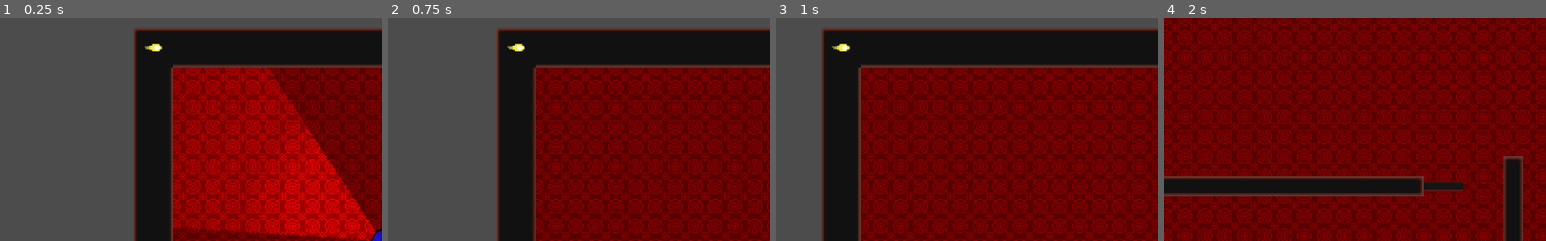
Above: before the commit, frames 1-4 (left to right).
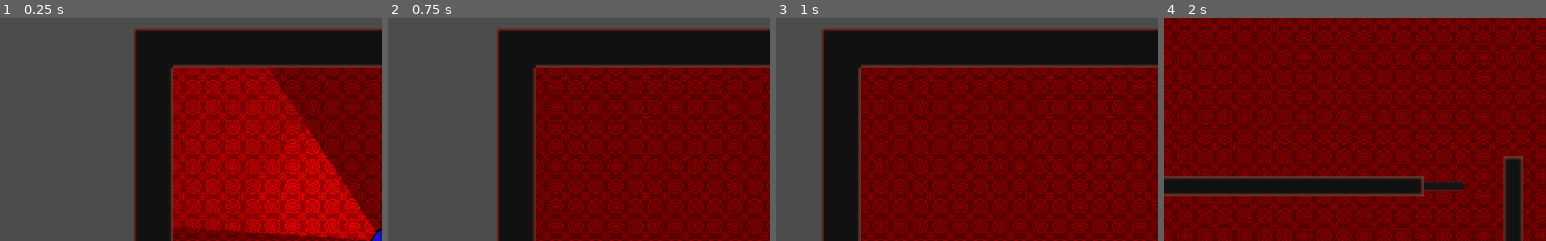
Above: after the commit, the same moments.

Repository: DrSpectre/experimento_juegos
Game: Godot game, scene res://Mundo.tscn
Same seed, same stepped clock (60 frames per second), same inputs: the game is played once before the commit and once after it.
Inputs (mouse positions are % of the whole screen's width and height, from its top left):
- Up to frame 1 (0.25 s): no input
- Up to frame 2 (0.75 s): tap Enter at 0.5 s; move the mouse to (72, 45) at 0.52 s; hold D (derecha) from 0.53 s (still down); click (72, 45) at 0.6 s
- Up to frame 3 (1 s): keep holding D (derecha)
- Up to frame 4 (2 s): move the mouse to (30, 55) at 1.27 s; release D (derecha) at 1.28 s; hold S (abajo) from 1.28 s (still down); tap E (interaccion) at 1.35 s
The pictures show only the part of the screen within x 0-50%, y 0-50%; the shares and areas given below are measured in that part.

The runs differ from the first frame. In frame 1, 0.1% of the frame differs, in the area x 37-43%, y 11-15%; in frame 2, 0.1%; in frame 3, 0.1%, in the area x 14-20%, y 11-15%; in frame 4, nothing differs.

Commit message:
[ADD] Modifica el comportamiento de atacar. Ahora puede volver a perseguir al ennemimgo en caso de alejarse del rango de ataquie

Diff:
--- a/Objetos/Personajes/Enemigo(MEF)/atacar.gd
+++ b/Objetos/Personajes/Enemigo(MEF)/atacar.gd
@@ -1,8 +1,66 @@
 extends "res://codigo_generico/IA/MaquinaEstados/estado.gd"
 
 
+export(float) var velocidad_golpe = 75.0
+export(float) var cadencia_golpes = 0.5
+var tempo = 1.0
+
+var ataque = preload("res://Objetos/Personajes/Enemigo(MEF)/recursos/ataque_cuerpo_cuerpo.tscn")
+
+var marioneta = null
+var objetivo = null
+var sigue_visible = true
+var atacar_con_brazo_sup = true
+
+func _ready():
+	marioneta = get_owner()
+
+	tempo = cadencia_golpes
+
 func entrar(data = false):
+	tempo = cadencia_golpes
+	objetivo = data["objetivo"]
 	print(data)
 
 func actualizar(delta):
-	pass
+	marioneta.look_at(objetivo.global_position)
+
+	tempo -= delta
+
+	if tempo <= 0.0:
+		tempo = cadencia_golpes
+		golpear()
+
+func golpear():
+	if not sigue_visible:
+		print("Fuera de alcance")
+		emit_signal("finalizado", "ir_a")
+		return
+
+	var instancia = ataque.instance()
+
+	if atacar_con_brazo_sup:
+		instancia.position = marioneta.brazo_sup.get_global_position()
+		atacar_con_brazo_sup = false
+
+	else:
+		instancia.position = marioneta.brazo_inf.get_global_position()
+		atacar_con_brazo_sup = true
+
+	instancia.rotation_degrees = marioneta.rotation_degrees
+
+	instancia.apply_impulse(Vector2(), Vector2(velocidad_golpe, 0).rotated(marioneta.rotation))
+
+	get_tree().get_root().call_deferred("add_child", instancia)
+
+	sigue_visible = false
+
+func manejar_sensores(data):
+	if not data:
+		return
+
+	if data[0] == "vision_corta" and data[1] == objetivo:
+		sigue_visible = true
+
+	print(data)
+	print(sigue_visible)
--- a/Objetos/Personajes/Enemigo(MEF)/enemigo(mef).gd
+++ b/Objetos/Personajes/Enemigo(MEF)/enemigo(mef).gd
@@ -14,6 +14,10 @@
 onready var sensor_area = $Sensores/pseudo_vision
 onready var rayo_frontal = $Sensores/vision_corta
 onready var tempo = $tempo
+
+# Para ataques y cosas similares
+onready var brazo_inf = $brazo_inf
+onready var brazo_sup = $brazo_sup
 
 func _ready():
 	set_process(false)
--- a/Objetos/Personajes/Enemigo(MEF)/enemigo(mef).tscn
+++ b/Objetos/Personajes/Enemigo(MEF)/enemigo(mef).tscn
@@ -9,7 +9,6 @@
 [ext_resource path="res://Objetos/Personajes/Enemigo(MEF)/interactuar.gd" type="Script" id=7]
 [ext_resource path="res://Objetos/Personajes/Enemigo(MEF)/atacar.gd" type="Script" id=8]
 [ext_resource path="res://Objetos/Personajes/Enemigo(MEF)/paralizado.gd" type="Script" id=9]
-[ext_resource path="res://img/golpe_enemigo.png" type="Texture" id=10]
 
 [sub_resource type="CircleShape2D" id=5]
 radius = 8.0
@@ -18,10 +17,6 @@
 
 [sub_resource type="RectangleShape2D" id=2]
 extents = Vector2( 9, 9 )
-
-[sub_resource type="CapsuleShape2D" id=6]
-radius = 3.0
-height = 2.0
 
 [node name="Enemigo" type="KinematicBody2D" groups=["enemigo"]]
 script = ExtResource( 3 )
@@ -58,16 +53,6 @@
 [node name="atacar" type="Node" parent="maquina_estados"]
 script = ExtResource( 8 )
 
-[node name="ataque" type="Sprite" parent="maquina_estados/atacar"]
-texture = ExtResource( 10 )
-
-[node name="zona_ataque" type="Area2D" parent="maquina_estados/atacar/ataque"]
-
-[node name="CollisionShape2D" type="CollisionShape2D" parent="maquina_estados/atacar/ataque/zona_ataque"]
-position = Vector2( 2, 0 )
-rotation = 1.57079
-shape = SubResource( 6 )
-
 [node name="paralizado" type="Node" parent="maquina_estados"]
 script = ExtResource( 9 )
 
@@ -92,6 +77,12 @@
 wait_time = 0.25
 autostart = true
 
+[node name="brazo_sup" type="Position2D" parent="."]
+position = Vector2( 8, -7 )
+
+[node name="brazo_inf" type="Position2D" parent="."]
+position = Vector2( 8, 7 )
+
 [connection signal="body_entered" from="fisicas_balas" to="." method="_on_Area2D_body_entered"]
 [connection signal="area_entered" from="Sensores/pseudo_vision" to="." method="_on_pseudo_vision_area_entered"]
 [connection signal="body_entered" from="Sensores/pseudo_vision" to="." method="_on_pseudo_vision_body_entered"]
--- a/Objetos/Personajes/Enemigo(MEF)/ir_a.gd
+++ b/Objetos/Personajes/Enemigo(MEF)/ir_a.gd
@@ -24,7 +24,10 @@
 	marioneta.connect("actualizar_camino", self, "actualizar_ruta")
 
 func entrar(parametros = false):
-	print(parametros)
+	if not parametros:
+		return
+
+	# print(parametros)
 	instrucciones = parametros
 
 	objetivo = parametros["objetivo"]
@@ -41,20 +44,17 @@
 	if not data:
 		return
 
-	print(data)
 	var etiquetas_sensado = data[1].get_groups()
 	print(instrucciones["sensor"])
 	if data[0] in instrucciones["sensor"]:
 		for etiqueta in instrucciones["sensor"][data[0]]["exito"]:
 			if etiquetas_sensado and etiqueta in etiquetas_sensado:
 				data_salida = ["data", "exito", data[1]]
-				print("-*****-*->>>")
 				emit_signal("finalizado", "quieto")
 
 		for etiqueta in instrucciones["sensor"][data[0]]["fallo"]:
 			if etiquetas_sensado and etiqueta in etiquetas_sensado:
 				data_salida = ["data", "fallo", data[1]]
-				print("---------->>>")
 				emit_signal("finalizado", "quieto")
 
 func almacenar(objeto):
--- /dev/null
+++ b/Objetos/Personajes/Enemigo(MEF)/recursos/ataque_cuerpo_cuerpo.gd
@@ -0,0 +1,11 @@
+extends RigidBody2D
+
+
+func _ready():
+	$temporizador.connect("timeout", self, "_on_Timer_timeout")
+
+	set_process(false)
+	set_physics_process(false)
+
+func _on_Timer_timeout():
+	queue_free()
--- /dev/null
+++ b/Objetos/Personajes/Enemigo(MEF)/recursos/ataque_cuerpo_cuerpo.tscn
@@ -0,0 +1,27 @@
+[gd_scene load_steps=4 format=2]
+
+[ext_resource path="res://img/golpe_enemigo.png" type="Texture" id=1]
+[ext_resource path="res://Objetos/Personajes/Enemigo(MEF)/recursos/ataque_cuerpo_cuerpo.gd" type="Script" id=2]
+
+[sub_resource type="CapsuleShape2D" id=6]
+radius = 3.0
+height = 2.0
+
+[node name="RigidBody2D" type="RigidBody2D" groups=["ataque_cuerpo_a_cuerpo"]]
+collision_layer = 49
+collision_mask = 49
+contact_monitor = true
+script = ExtResource( 2 )
+
+[node name="ataque_cuerpo_cuerpo" type="Sprite" parent="."]
+texture = ExtResource( 1 )
+
+[node name="figura_colision" type="CollisionShape2D" parent="."]
+position = Vector2( 2, 0 )
+rotation = 1.57079
+shape = SubResource( 6 )
+
+[node name="temporizador" type="Timer" parent="."]
+wait_time = 0.25
+one_shot = true
+autostart = true
Not shown: 1 places in Objetos/Personajes/Enemigo(MEF)/enemigo(mef).tscn that only renumber resources
